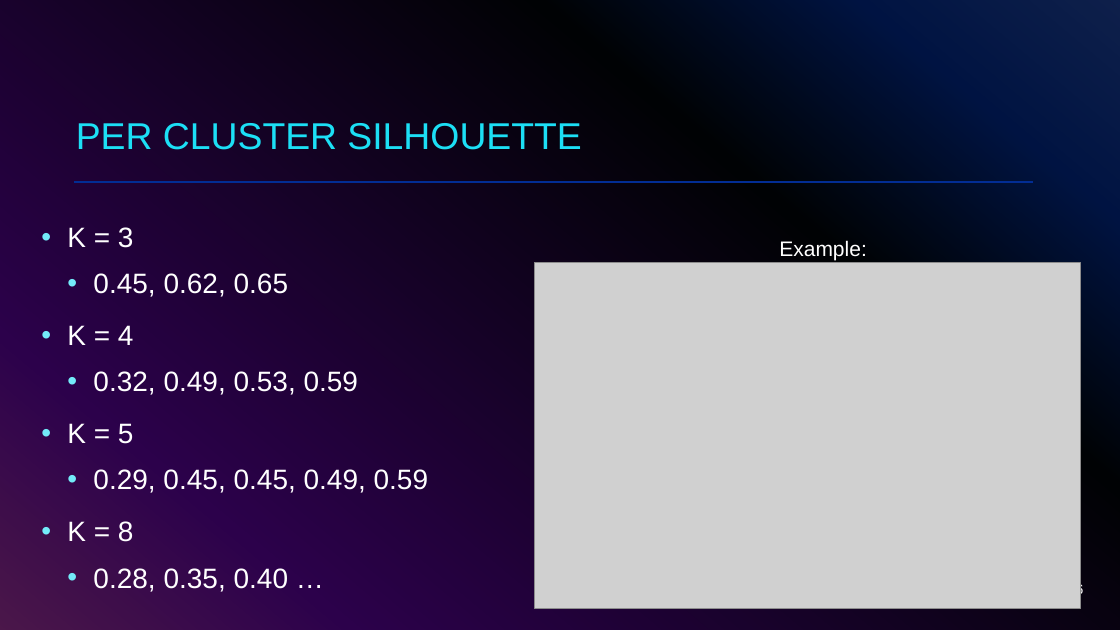
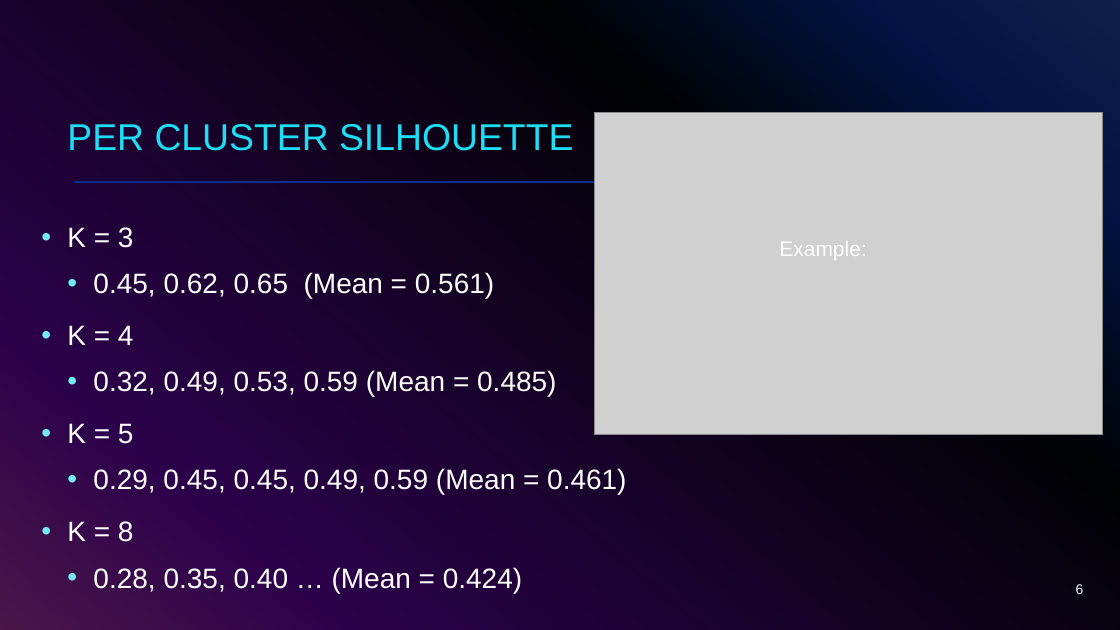
Before and after one commit to SavvolPython/ML_Assignment_2, a slide deck: slide 6 of Assignent2presentation.pptx. Drawn at 1120x630 pixels with LibreOffice and Linux fonts; fonts in the diff are those of the drawing; grey boxes stand for pictures. Boxes give left, top, right and bottom in pixels: in the first picture for what was removed or moved away, otherwise in the second. Text is boxed around its words. In the diff, an @@ line names an element or a change of style, - is before the commit and + after.

Commit message:
Fixes (typos), added means to presentation

```diff
--- a/Assignent2presentation.pptx
+++ b/Assignent2presentation.pptx
@@ title "PER CLUSTER SILHOUETTE": place and size @@
-title "PER CLUSTER SILHOUETTE" at box(76, 123, 581, 150)
+title "PER CLUSTER SILHOUETTE" at box(67, 124, 573, 151)
@@ picture: place and size @@
-picture at box(535, 263, 1081, 609)
+picture at box(595, 113, 1103, 435)
@@ text at box(93, 272, 494, 298): text changed @@
-  • 0.45, 0.62, 0.65
+  • 0.45, 0.62, 0.65 (Mean = 0.561)
@@ text at box(93, 370, 556, 397): text changed @@
-  • 0.32, 0.49, 0.53, 0.59
+  • 0.32, 0.49, 0.53, 0.59 (Mean = 0.485)
@@ text at box(93, 468, 626, 495): text changed @@
-  • 0.29, 0.45, 0.45, 0.49, 0.59
+  • 0.29, 0.45, 0.45, 0.49, 0.59 (Mean = 0.461)
@@ text at box(93, 567, 522, 593): text changed @@
-  • 0.28, 0.35, 0.40 …
+  • 0.28, 0.35, 0.40 … (Mean = 0.424)
```
Also in this commit, not shown: 1 other slide changed, 2 other files.
